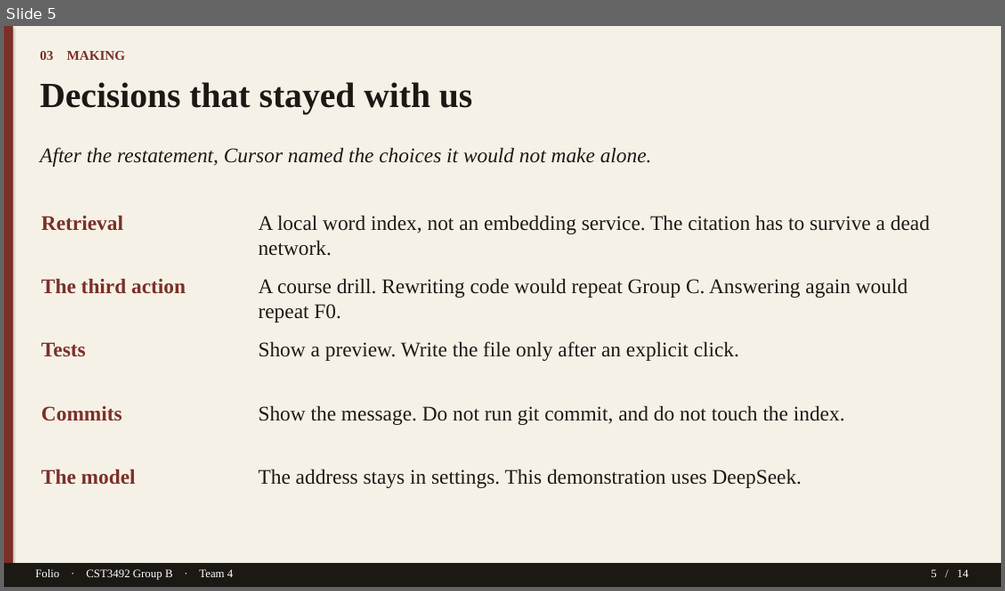
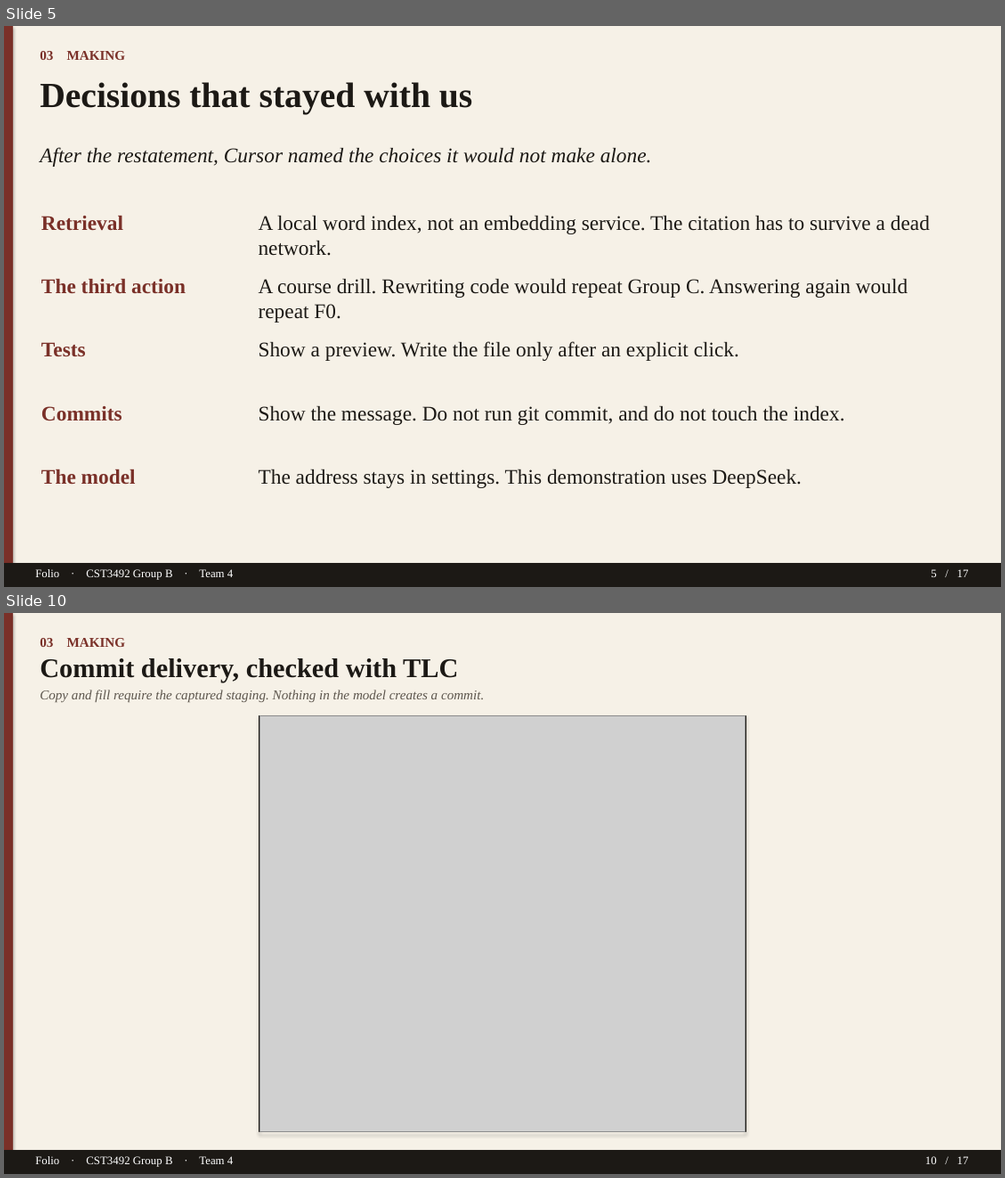
Before and after one commit to TTAWDTT/folio, a slide deck: submission/documents/Folio-GroupB-Team4-Slides.pptx. Shown one above the other, each under a label of ours: slide 5 before the commit, slides 5 and 10 after it; the slides between them are not shown. The pictures are 1005x591 and 1005x1178 pixels, drawn with LibreOffice and Linux fonts; fonts in the diff are those of the drawing; grey boxes stand for pictures. Boxes give left, top, right and bottom in pixels: in the first picture for what was removed or moved away, otherwise in the second. Text is boxed around its words. In the diff, an @@ line names an element or a change of style, - is before the commit and + after.

```diff
--- a/submission/documents/Folio-GroupB-Team4-Slides.pptx
+++ b/submission/documents/Folio-GroupB-Team4-Slides.pptx
@@ slide 10 added at [4, 613, 1001, 1174], background #FFFFFF @@
@@ rectangle added at [4, 613, 1001, 1174], fill #F6F1E7 @@
@@ rectangle added at [4, 613, 13, 1174], fill #7A3028 @@
@@ text added at [40, 638, 126, 647], 13 pt, text #7A3028, bold @@
+03 MAKING
@@ text added at [40, 658, 458, 682], 26 pt, text #1C1915, bold @@
+Commit delivery, checked with TLC
@@ text added at [40, 690, 484, 702], 13 pt, text #5E574E, italic @@
+Copy and fill require the captured staging. Nothing in the model creates a commit.
@@ rectangle added at [259, 715, 745, 1132], outline #1C1915 1 pt @@
@@ picture added at [260, 716, 745, 1131] @@
@@ rectangle added at [4, 1150, 1001, 1174], fill #1C1915 @@
@@ text added at [35, 1156, 233, 1167], 11 pt, text #FFFFFF @@
+Folio · CST3492 Group B · Team 4
@@ text added at [925, 1156, 969, 1164], 11 pt, text #FFFFFF @@
+10 / 17
@@ slide 5 changed as well @@
@@ text at [930, 569, 969, 577]: text changed @@
-5 / 14
+5 / 17
```
Also in this commit, not shown: 13 other slides changed, 2 other slides added, 13 other files.
